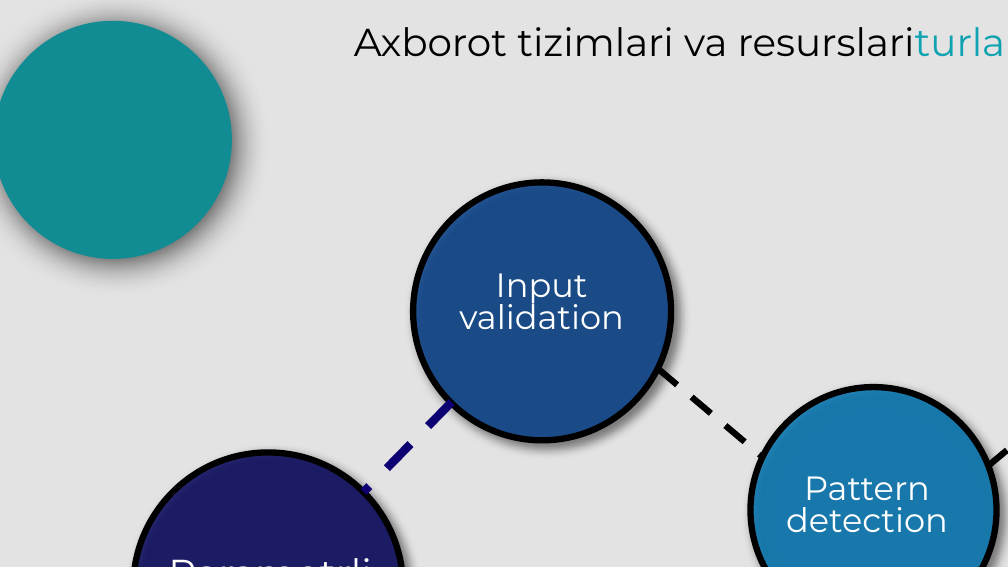
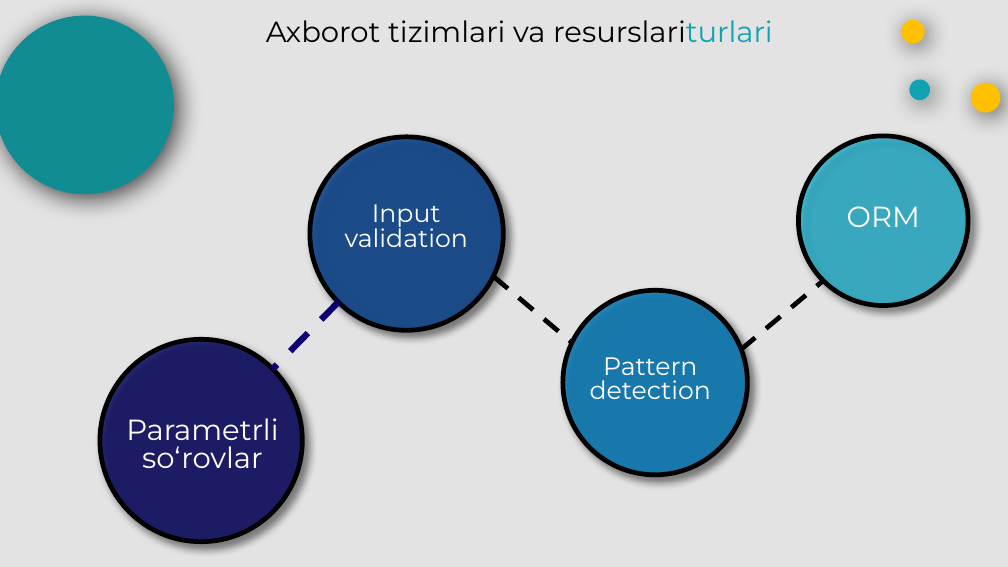
Before and after one commit to Azizjon003/pikachu, a slide deck: slide 13 of azimut.pptx. Drawn at 1008x567 pixels with LibreOffice and Linux fonts; fonts in the diff are those of the drawing; background and template pictures are left out; a plain dark background stands for a picture behind light text. Boxes give left, top, right and bottom in pixels: in the first picture for what was removed or moved away, otherwise in the second. Text is boxed around its words. In the diff, an @@ line names an element or a change of style, - is before the commit and + after.

```diff
--- a/azimut.pptx
+++ b/azimut.pptx
@@ freeform shape: place and size @@
-freeform shape at (0, 21, 232, 259)
+freeform shape at (0, 16, 173, 195)
@@ freeform shape at (0, 16, 173, 195): shadow changed @@
@@ freeform shape at (0, 0, 1008, 566): outline redrawn @@
@@ text "Axborot tizimlari va resurslariturlari": place and size @@
-text "Axborot tizimlari va resurslariturlari" at (354, 27, 727, 56)
+text "Axborot tizimlari va resurslariturlari" at (266, 20, 773, 42)
@@ text "Axborot tizimlari va resurslariturlari" at (266, 20, 773, 42): size 27.8 to 20.8 pt; less space between paragraphs @@
@@ freeform shape added at (897, 16, 930, 49), fill #FFC000 @@
@@ freeform shape added at (905, 76, 934, 105), fill #0FA3B1 @@
@@ freeform shape added at (965, 77, 1007, 119), fill #FFC000 @@
@@ freeform shape: place and size @@
-freeform shape at (413, 182, 671, 440)
+freeform shape at (309, 137, 503, 331)
@@ freeform shape added at (798, 136, 968, 305), fill #00B4D8 at 62% opacity, outline #000000 3.38 pt @@
@@ text "Input validation": place and size @@
-text "Input validation" at (459, 273, 624, 329)
+text "Input validation" at (345, 204, 468, 247)
@@ text "Input validation" at (345, 204, 468, 247): size 24 to 18 pt; less space between paragraphs @@
@@ text added at (847, 206, 920, 227), 20.8 pt, text #FFFFFF @@
+ORM
@@ freeform shape at (494, 276, 574, 344): outline #000000 4.5 pt dashed to #000000 3.38 pt dashed @@
@@ freeform shape: place and size @@
-freeform shape at (658, 369, 764, 459)
+freeform shape at (494, 276, 574, 344)
@@ outline #000000 4.5 pt to #000000 3.38 pt; shadow changed in 3 elements at (100, 340, 302, 542), (309, 137, 503, 331), (562, 290, 747, 475) @@
@@ freeform shape: place and size @@
-freeform shape at (751, 387, 997, 567)
+freeform shape at (562, 290, 747, 475)
@@ freeform shape: place and size @@
-freeform shape at (988, 374, 1008, 466)
+freeform shape at (741, 280, 824, 350)
@@ freeform shape at (741, 280, 824, 350): outline #000000 4.5 pt dashed to #000000 3.38 pt dashed @@
@@ freeform shape: place and size @@
-freeform shape at (364, 402, 452, 492)
+freeform shape at (273, 301, 340, 369)
@@ freeform shape at (273, 301, 340, 369): outline #0D0072 6 pt dashed to #0D0072 4.5 pt dashed @@
@@ freeform shape: place and size @@
-freeform shape at (133, 453, 403, 567)
+freeform shape at (100, 340, 302, 542)
@@ text "Pattern detection" at (590, 357, 711, 399): size 24 to 18 pt; less space between paragraphs @@
@@ text "Pattern detection": place and size @@
-text "Pattern detection" at (786, 476, 948, 532)
+text "Pattern detection" at (590, 357, 711, 399)
@@ text "Parametrli so‘rovlar" at (126, 418, 278, 468): size 27.8 to 20.8 pt; less space between paragraphs @@
@@ text "Parametrli so‘rovlar": place and size @@
-text "Parametrli so‘rovlar" at (144, 547, 396, 567)
+text "Parametrli so‘rovlar" at (126, 418, 278, 468)
```
Also in this commit, not shown: 14 other slides changed, 3 other files.
